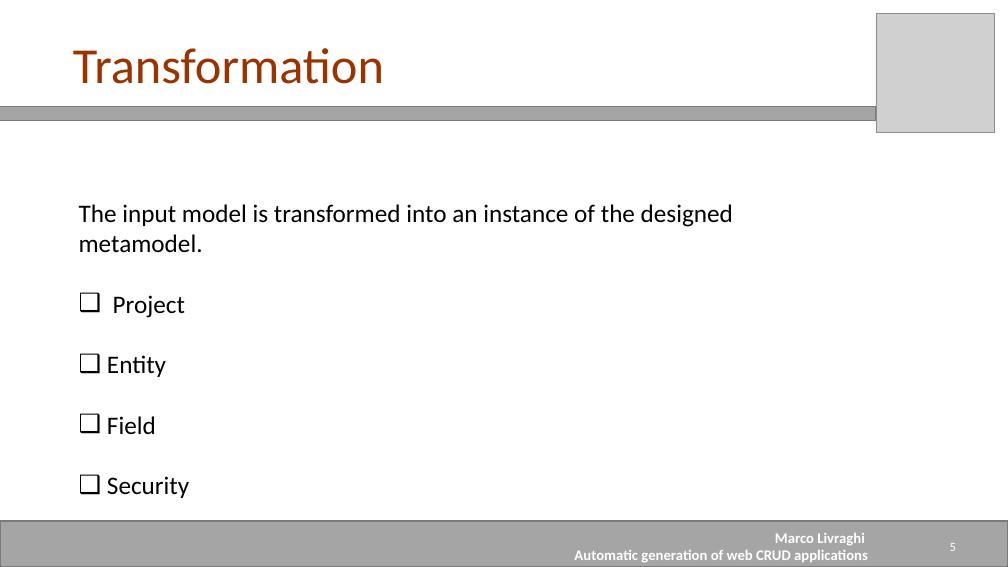
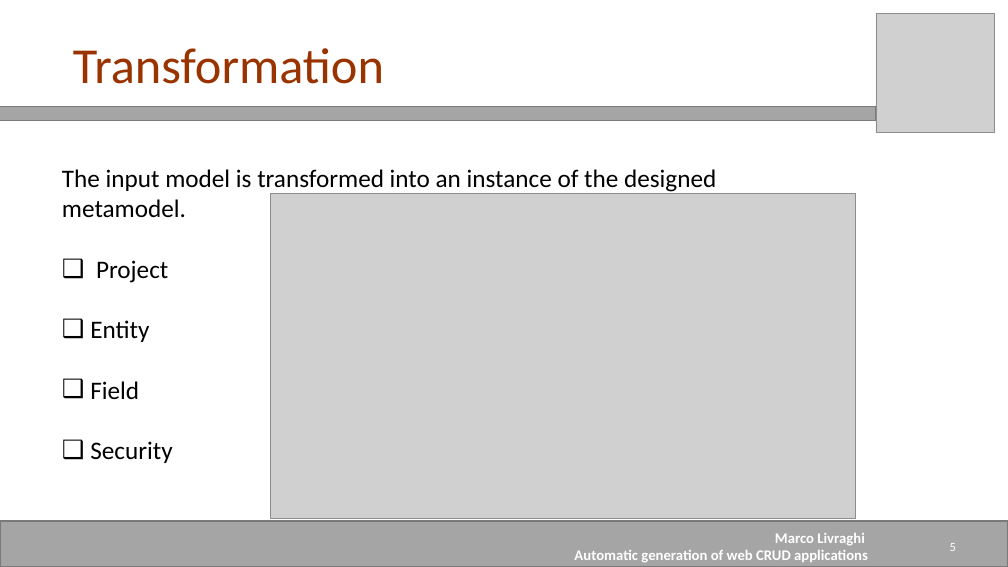
Before and after one commit to mrclivraghi/Anggen, a slide deck: slide 5 of Documentation/Presentation_Livraghi.pptx. Drawn at 1008x567 pixels with LibreOffice and Linux fonts; fonts in the diff are those of the drawing; grey boxes stand for pictures. Boxes give left, top, right and bottom in pixels: in the first picture for what was removed or moved away, otherwise in the second. Text is boxed around its words. In the diff, an @@ line names an element or a change of style, - is before the commit and + after.

```diff
--- a/Documentation/Presentation_Livraghi.pptx
+++ b/Documentation/Presentation_Livraghi.pptx
@@ text "The input model is transformed ...": place and size @@
-text "The input model is transformed ..." at bbox=[79, 204, 733, 498]
+text "The input model is transformed ..." at bbox=[62, 169, 716, 463]
@@ picture added at bbox=[271, 194, 855, 519] @@
```
Also in this commit, not shown: 7 other slides changed, 1 other file.
